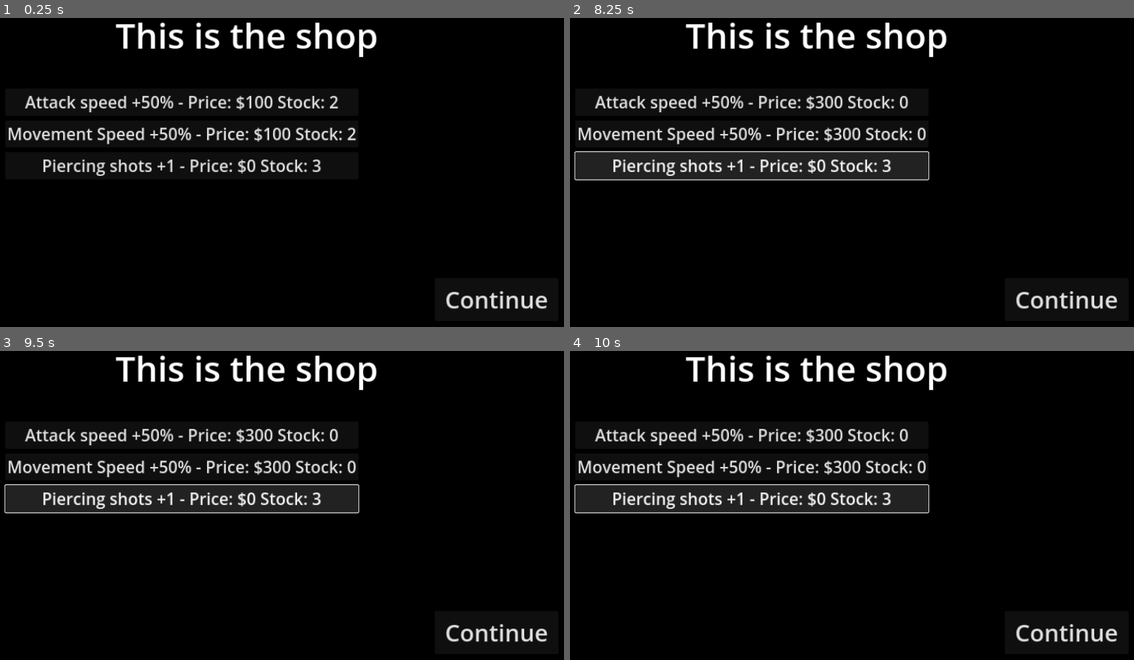
Above: before the commit, frames 1-4 (two rows, left to right).
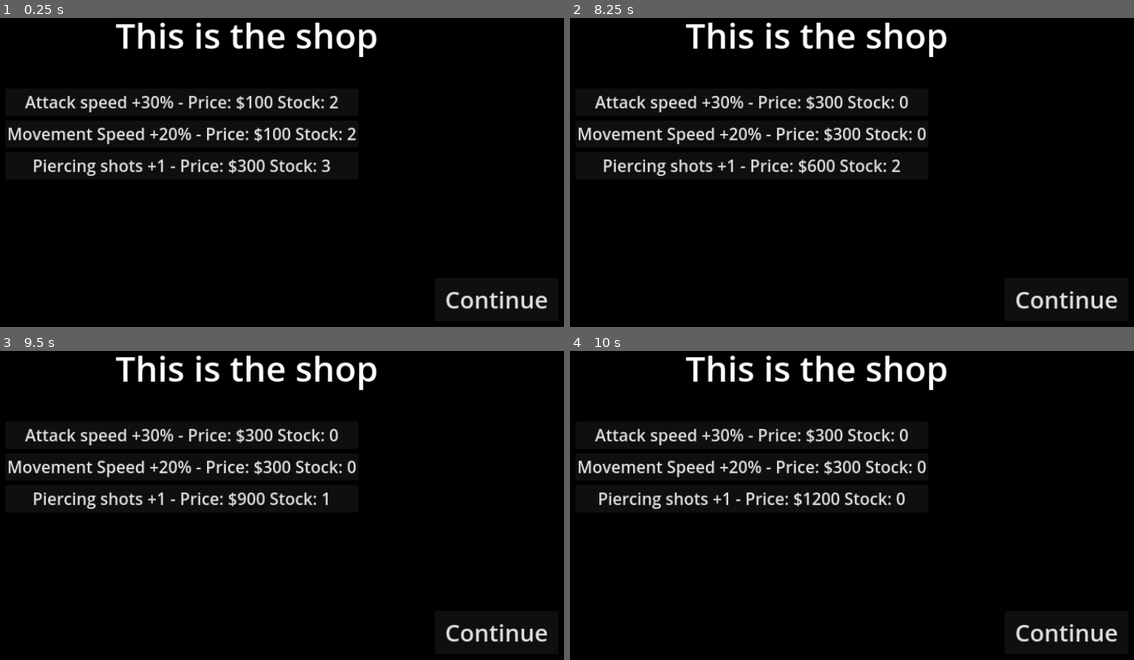
Above: after the commit, the same moments.

Repository: michael-j-coyne/space-defense
Game: Godot game, scene res://screens/shop.tscn
The game is run twice, just before and just after one commit, with the same random seed, the same clock (stepped at 60 frames per second) and the same inputs. This scene is started directly instead of the project's main scene.
Inputs (mouse positions are in pixels of both pictures, inside the frame that each line leads up to):
- Up to frame 1 (0.25 s): no input
- Up to frame 2 (8.25 s): click "Continue" at 0.5 s; click "Continue" at 1.25 s; click (750, 101) at 2 s, where only the run before the commit has a clickable "Attack speed +50% - Price: $1…"; click (750, 101) at 2.75 s, where only the run before the commit has a clickable "Attack speed +50% - Price: $2…"; click (750, 101) at 3.5 s, where only the run before the commit has a clickable "Attack speed +50% - Price: $3…"; click (750, 101) at 4.25 s, where only the run after the commit has a clickable "Attack speed +30% - Price: $3…"; click (750, 135) at 5 s, where only the run before the commit has a clickable "Movement Speed +50% - Price: …"; click (750, 135) at 5.75 s, where only the run before the commit has a clickable "Movement Speed +50% - Price: …"; click (750, 135) at 6.5 s, where only the run before the commit has a clickable "Movement Speed +50% - Price: …"; click (750, 135) at 7.25 s, where only the run after the commit has a clickable "Movement Speed +20% - Price: …"; click (750, 166) at 8 s, where only the run before the commit has a clickable "Piercing shots +1 - Price: $0…"
- Up to frame 3 (9.5 s): click (180, 499) at 8.75 s, where only the run after the commit has a clickable "Piercing shots +1 - Price: $6…"
- Up to frame 4 (10 s): click (750, 499) at 9.5 s, where only the run after the commit has a clickable "Piercing shots +1 - Price: $9…"

The runs differ from the first frame. In frame 1, 1.3% of the frame differs, in the area x 5-59%, y 25-52%; in frame 2, 2.0%; in frame 3, 2.0%; in frame 4, 2.1%, in the area x 0-64%, y 25-53%.
Error before the commit: Invalid access to property or key 'upgrade' on a base object of type 'Dictionary'. (res://screens/shop.gd:50)
Error after the commit: Invalid access to property or key 'gun_penetrations' on a base object of type 'Node (player_variables.gd)'. (res://globals.gd:25)

Commit message:
Store shop inventory in global

Diff:
--- a/globals.gd
+++ b/globals.gd
@@ -1,3 +1,27 @@
 extends Node
 
 var current_level: Level
+
+var shop_inventory = {
+	"attack_speed_upgrade": {
+		"display_text": "Attack speed +30%",
+		"base_price": 100,
+		"stock": 2,
+		"max_stock": 2,
+		"upgrade": func(): PlayerVariables.gun_cooldown *= .7
+	},
+	"movement_speed_upgrade": {
+		"display_text": "Movement Speed +20%",
+		"base_price": 100,
+		"stock": 2,
+		"max_stock": 2,
+		"upgrade": func(): PlayerVariables.speed *= 1.2
+	},
+	"piercing_shot_upgrade": {
+		"display_text": "Piercing shots +1",
+		"base_price": 300,
+		"stock": 3,
+		"max_stock": 3,
+		"upgrade": func(): PlayerVariables.gun_penetrations += 1
+	}
+}
--- a/screens/shop.gd
+++ b/screens/shop.gd
@@ -1,27 +1,6 @@
 class_name Shop extends Sprite2D
 
-var inventory = {
-	"attack_speed_upgrade": {
-		"display_text": "Attack speed +50%",
-		"base_price": 100,
-		"stock": 2,
-		"max_stock": 2,
-		"upgrade": func(): PlayerVariables.gun_cooldown /= 2
-	},
-	"movement_speed_upgrade": {
-		"display_text": "Movement Speed +50%",
-		"base_price": 100,
-		"stock": 2,
-		"max_stock": 2,
-		"upgrade": func(): PlayerVariables.speed *= 1.5
-	},
-	"piercing_shot_upgrade": {
-		"display_text": "Piercing shots +1",
-		"base_price": 300,
-		"stock": 3,
-		"max_stock": 2
-	}
-}
+var inventory = Globals.shop_inventory
 
 signal continue_pressed
 
